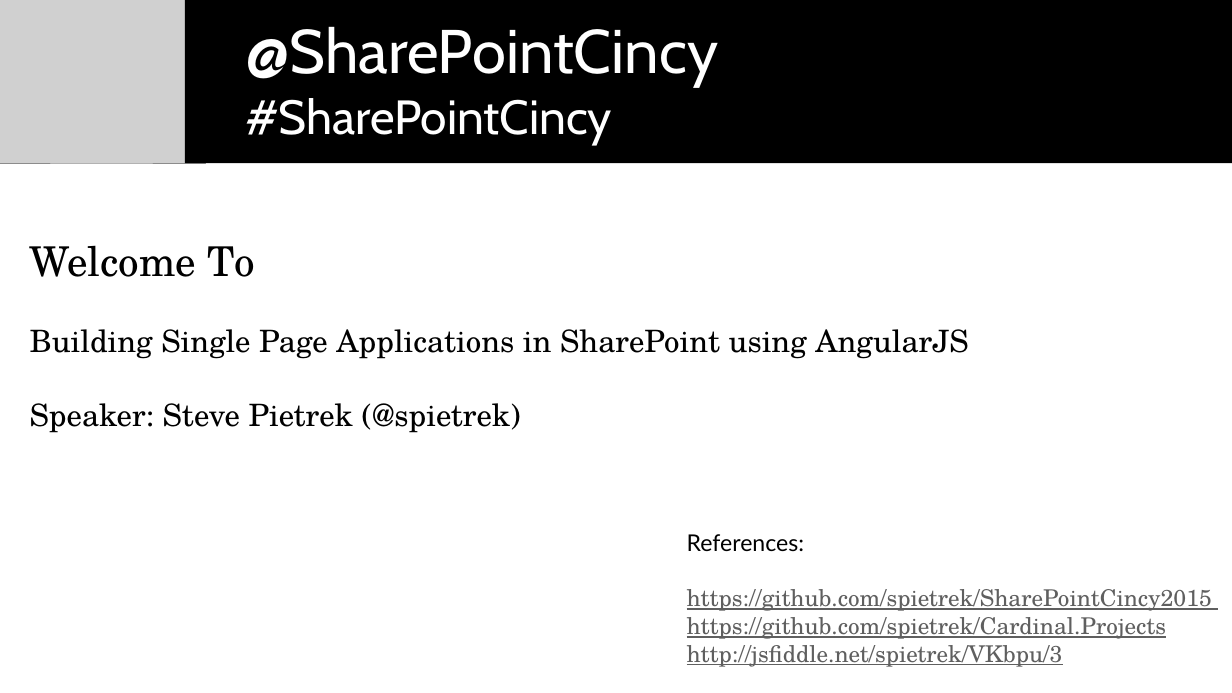
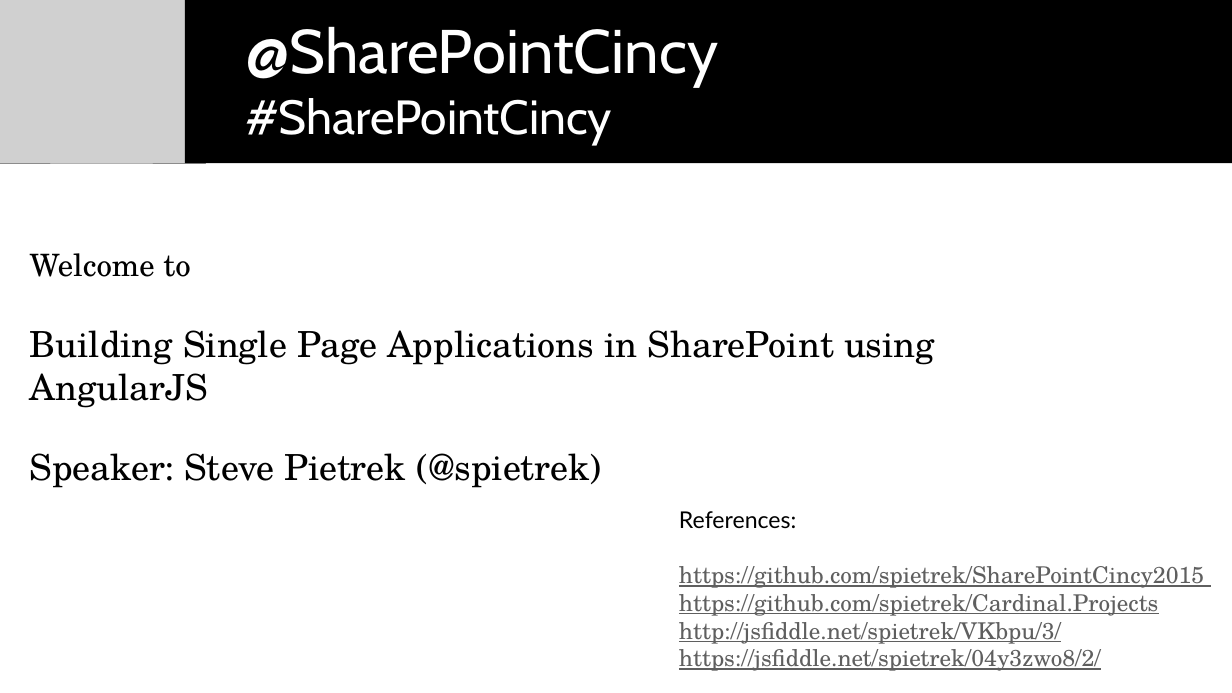
Before and after one commit to spietrek/SharePointCincy2015, a slide deck: slide 1 of Building SPAs in SharePoint Using AngularJS.pptx. Drawn at 1232x693 pixels with LibreOffice and Linux fonts; fonts in the diff are those of the drawing; grey boxes stand for pictures. Boxes give left, top, right and bottom in pixels: in the first picture for what was removed or moved away, otherwise in the second. Text is boxed around its words. In the diff, an @@ line names an element or a change of style, - is before the commit and + after.

Commit message:
Add additional Angular demo link.

```diff
--- a/Building SPAs in SharePoint Using AngularJS.pptx
+++ b/Building SPAs in SharePoint Using AngularJS.pptx
@@ text at <box>30,253,190,277</box>: text changed; size 32 to 24 pt @@
-Welcome To
+Welcome to
@@ text at <box>30,330,935,488</box>: size 24 to 28 pt @@
@@ text "References:": place and size @@
-text "References:" at <box>687,534,1212,667</box>
+text "References:" at <box>679,511,1204,671</box>
@@ text at <box>679,622,1101,671</box>: text changed @@
-http://jsfiddle.net/spietrek/VKbpu/3
+http://jsfiddle.net/spietrek/VKbpu/3/
+https://jsfiddle.net/spietrek/04y3zwo8/2/
```
Also in this commit, not shown: 8 other slides changed, 2 slides added, 1 slide removed.
